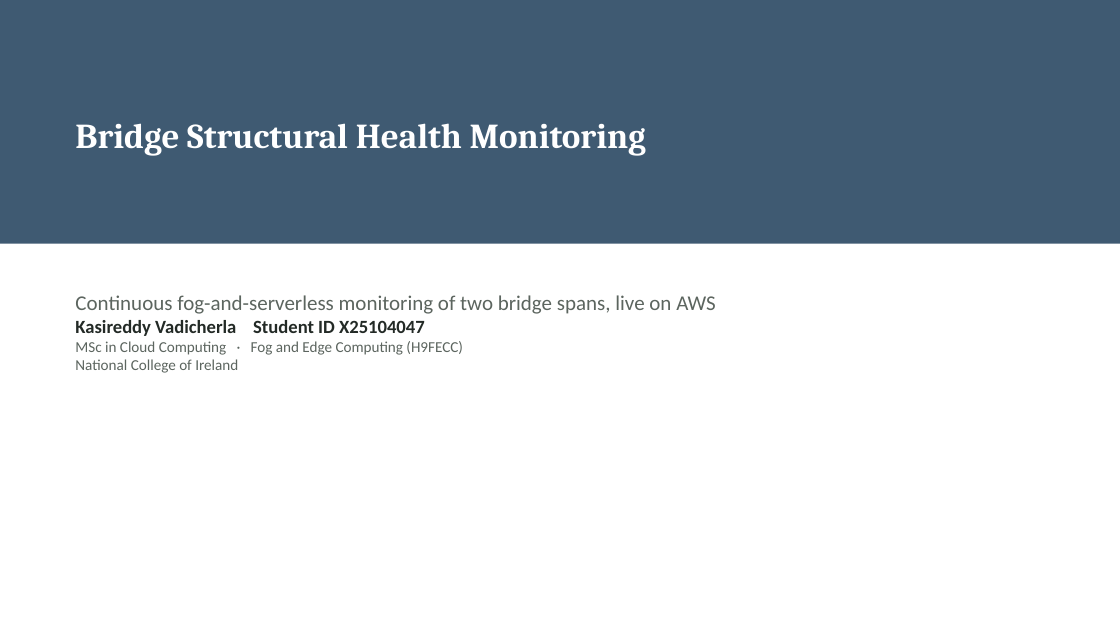
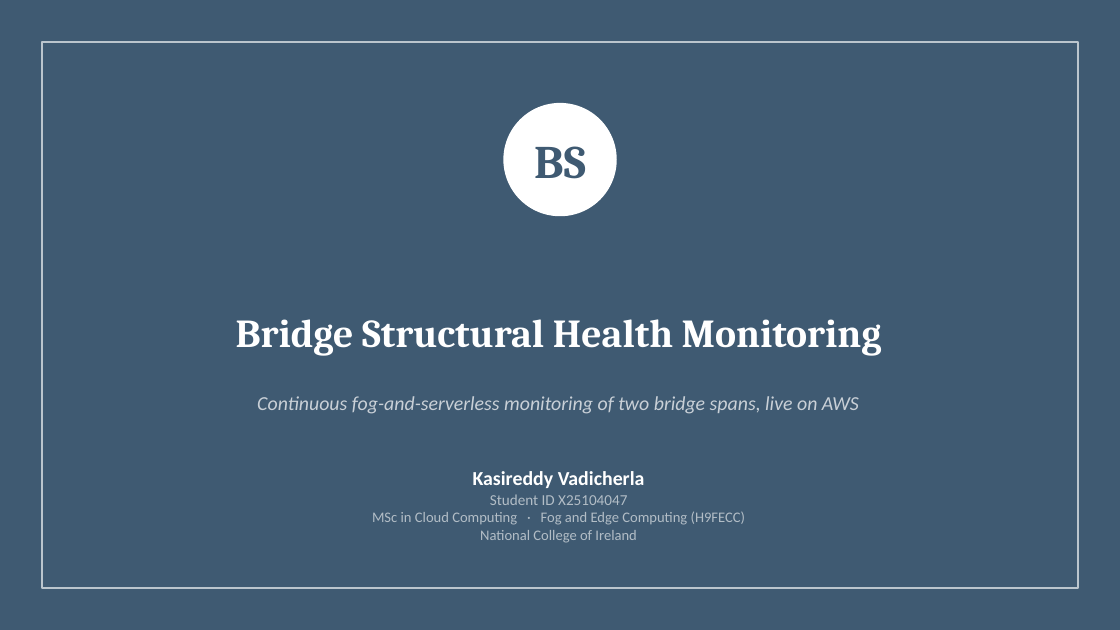
Before and after one commit to valletivarish/FEC_version_2, a slide deck: slide 1 of ppt/X25104047_bridge-structural-health.pptx. Drawn at 1120x630 pixels with LibreOffice and Linux fonts; fonts in the diff are those of the drawing. Boxes give left, top, right and bottom in pixels: in the first picture for what was removed or moved away, otherwise in the second. Text is boxed around its words. In the diff, an @@ line names an element or a change of style, - is before the commit and + after.

```diff
--- a/ppt/X25104047_bridge-structural-health.pptx
+++ b/ppt/X25104047_bridge-structural-health.pptx
@@ rectangle: place and size @@
-rectangle at <box>0,0,1120,244</box>
+rectangle at <box>0,0,1120,630</box>
@@ rectangle added at <box>42,42,1078,588</box>, outline #BBC5CD 1.5 pt @@
@@ ellipse added at <box>503,103,617,216</box>, fill #FFFFFF @@
@@ text added at <box>534,146,586,179</box>, 40 pt, text #3F5A72, bold @@
+BS
@@ text "Bridge Structural Health Monitoring": place and size @@
-text "Bridge Structural Health Monitoring" at <box>75,123,646,156</box>
+text "Bridge Structural Health Monitoring" at <box>236,319,882,356</box>
@@ text "Bridge Structural Health Monitoring" at <box>236,319,882,356</box>: size 30 to 34 pt; alignment left to centre @@
@@ text at <box>75,320,463,373</box>: paragraphs removed @@
-Kasireddy Vadicherla Student ID X25104047
-MSc in Cloud Computing · Fog and Edge Computing (H9FECC)
-National College of Ireland
@@ text "Continuous fog-and-serverless monitoring of two ...": place and size @@
-text "Continuous fog-and-serverless monitoring of two ..." at <box>75,295,716,373</box>
+text "Continuous fog-and-serverless monitoring of two ..." at <box>257,396,859,414</box>
@@ text "Continuous fog-and-serverless monitoring of two ..." at <box>257,396,859,414</box>: size 18 to 17 pt, text colour #5C655F to #C9D0D7, italic on; alignment left to centre @@
@@ text added at <box>372,471,745,543</box>, 12.5 pt, text #B2BDC6 @@
+Kasireddy Vadicherla
+Student ID X25104047
+MSc in Cloud Computing · Fog and Edge Computing (H9FECC)
+National College of Ireland
```
Also in this commit, not shown: 24 other files.
